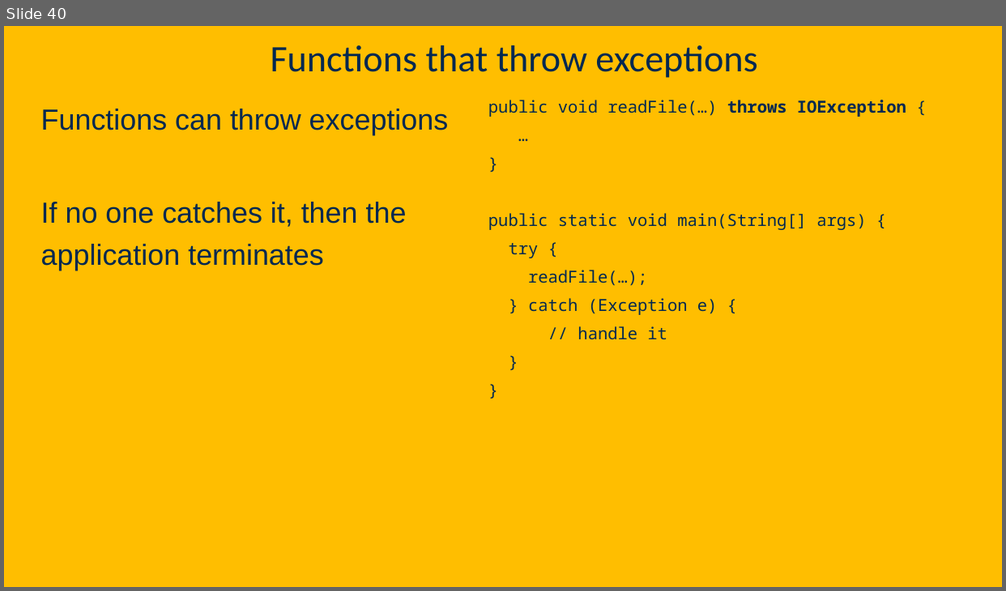
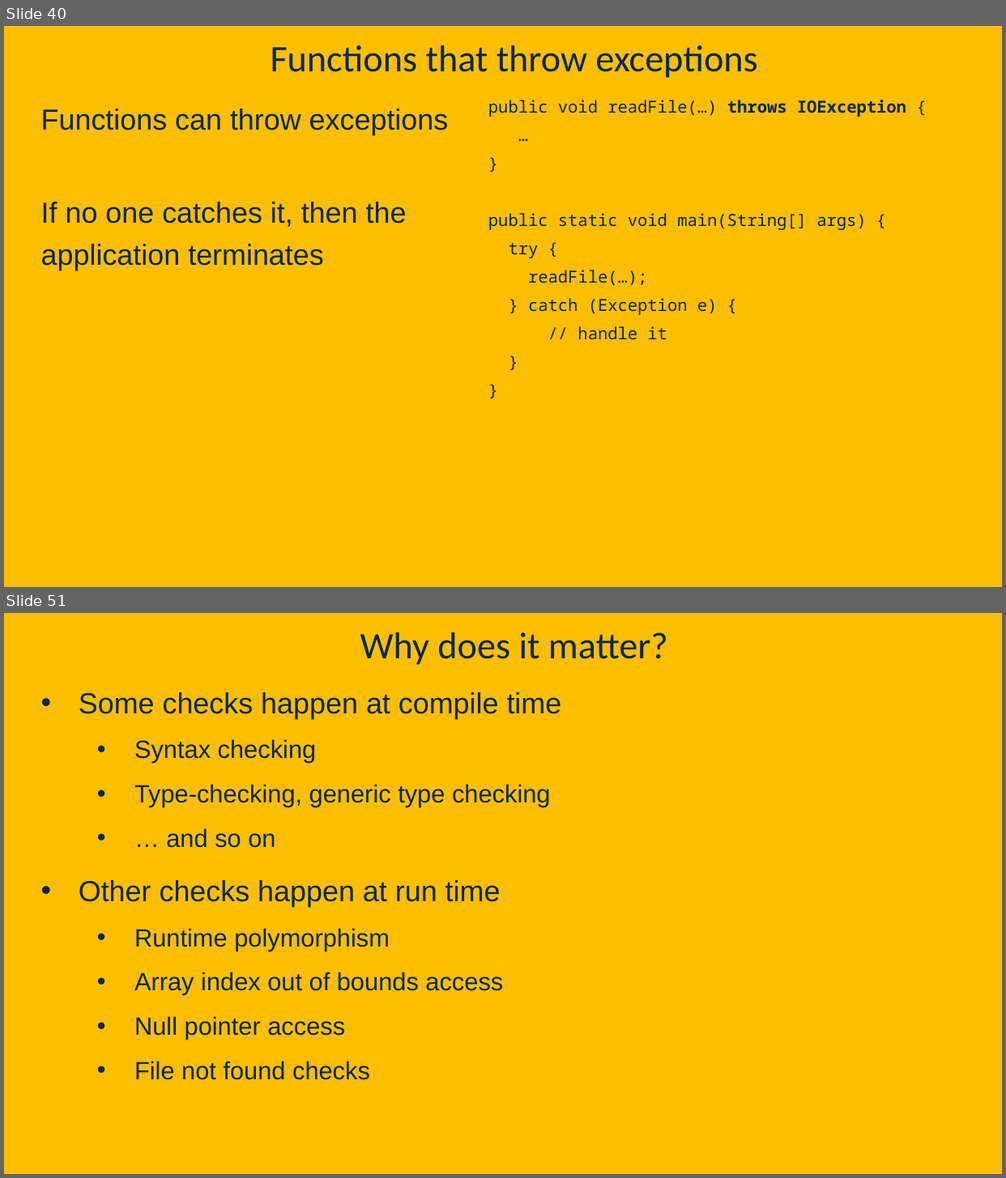
Before and after one commit to davsec-teaching/ECS160-Winter2025, a slide deck: slides/3_object_oriented_fundamentals.pptx. Shown one above the other, each under a label of ours: slide 40 before the commit, slides 40 and 51 after it; the slides between them are not shown. The pictures are 1006x591 and 1006x1178 pixels, drawn with LibreOffice and Linux fonts; fonts in the diff are those of the drawing; background and template pictures are left out. Boxes give left, top, right and bottom in pixels: in the first picture for what was removed or moved away, otherwise in the second. Text is boxed around its words. In the diff, an @@ line names an element or a change of style, - is before the commit and + after.

```diff
--- a/slides/3_object_oriented_fundamentals.pptx
+++ b/slides/3_object_oriented_fundamentals.pptx
@@ slide 51 added at (4,613,1002,1174), background picture (left out) @@
@@ title added at (360,632,668,665), 36 pt, text #022850 @@
+Why does it matter?
@@ text added at (79,692,562,1080), 24 pt, text #022850 @@
+• Some checks happen at compile time
+  • Syntax checking
+  • Type-checking, generic type checking
+  • … and so on
+• Other checks happen at run time
+  • Runtime polymorphism
+  • Array index out of bounds access
+  • Null pointer access
+  • File not found checks
```
Also in this commit, not shown: 13 other slides added, 2 other files.
